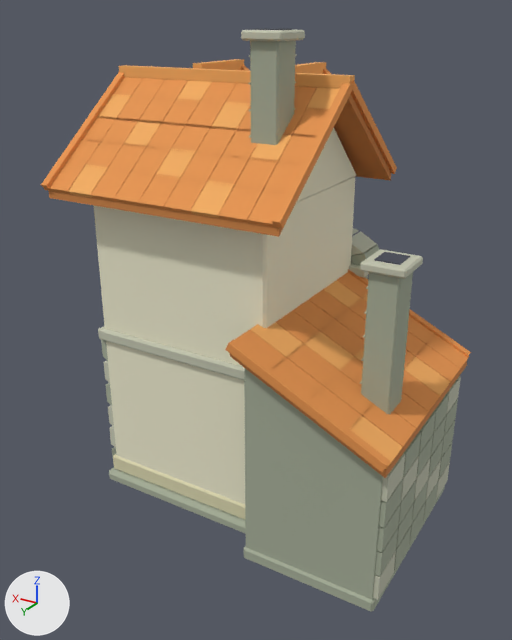
The glTF model assets/farm/art/master_farmhouse_b.glb, before and after one commit.
The view is the same before and after, from a 50 mm lens placed at (-3.39, 5.19, 4.28), pointed at (-0.42, 0.23, 1.8). The axes (+X, +Y, +Z) are drawn at lower left. The lights are the same throughout. The older version comes first. Vertices at exactly the same position are counted once.

The scene before the commit, as lines of its bpy script (objects in view):
```python
me_cube_730 = bpy.data.meshes.new('Cube.730')
me_cube_730.from_pydata(...)  # 5332 vertices, 8656 faces; spans x -2.07..1.13, y -1.16..1.26, z 0.0..4.19
me_cube_730.materials.append(mat_farm_vertex_paint)
ob_master_farmhouse_b = bpy.data.objects.new('master_farmhouse_b', me_cube_730)
ob_master_farmhouse_b.location = (0.0, 0.0, 0.0)
```
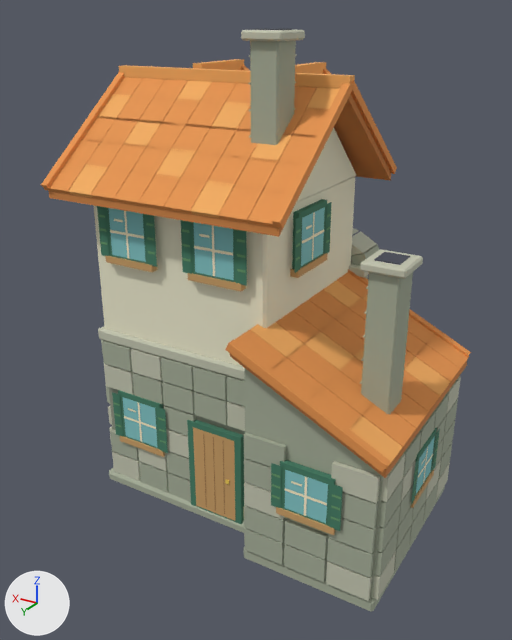
Where the change shows, as pixel boxes [x1, y1, x2, y2] in the pictures (512 x 640 px):
part 1 of me_cube_730, added
    after: [102, 340, 380, 601]
part 2 of me_cube_730, added
    after: [97, 199, 332, 292]
part 3 of me_cube_730, added
    after: [411, 428, 440, 508]

Diff of the bpy script that builds the scene:
```diff
--- a/assets/farm/art/master_farmhouse_b.glb.py
+++ b/assets/farm/art/master_farmhouse_b.glb.py
@@ me_cube_730 @@
 # used by ob_master_farmhouse_b; location = (0.0, 0.0, 0.0)
-me_cube_730.from_pydata(...)  # 5332 vertices, 8656 faces; spans x -2.07..1.13, y -1.16..1.26, z 0.0..4.19
+me_cube_730.from_pydata(...)  # 5992 vertices, 8792 faces; spans x -2.07..1.13, y -1.16..1.26, z 0.0..4.19
+# me_cube_730 part 1: 404 vertices added at x -1.99..0.85, y 0.82..1.19, z 0.07..1.55
+# me_cube_730 part 2: 192 vertices added at x -0.92..0.73, y -0.17..0.89, z 2.34..2.88
+# me_cube_730 part 3: 64 vertices added at x -2.06..-1.99, y -0.08..0.54, z 0.6..1.08
 me_cube_730.materials.append(mat_farm_vertex_paint)
```
